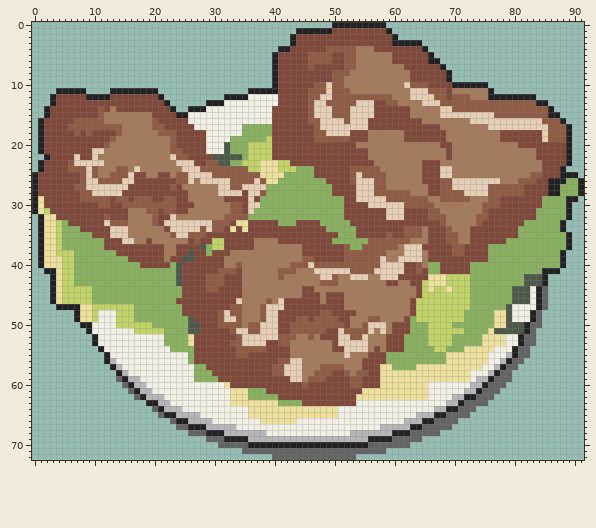
One commit to this sprite sheet: assets/images/images/chicken.png. The first picture shows the starting point.
The file is 92x73 pixels.
After:
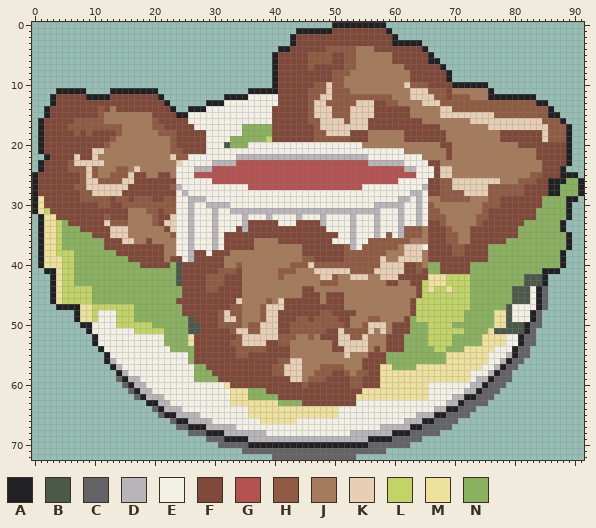
Palette (. is transparent): A #212123  B #4c5848  C #646365  D #b8b5b9  E #f2f0e5  F #7f4838  G #b45252  H #905b43  J #a67b5b  K #e6cfb5  L #c2d367  M #eee19e  N #8ab15f
From the commit log: made chicken look better
Changes in this commit:
{"y":20,"x":36,"old":"LLLLFFFFFFFFFFFFFFJ","new":"EEEEEEEEEEEEEEEEEEE"}
{"y":21,"x":32,"old":"BNNNLLLLFFFFFFFFFFFFFFFFJJJJJJ","new":"EEEEEEEEEEEEEEEEEEEEEEEEEEEEEE"}
{"y":22,"x":26,"old":"FFFFBBBBBNLLLLFFFFFFFFFFFFFFFFJJJJJJJJJ","new":"EEEEEEEEDDDDDDDDDDDDDDDDDDDDDDEEEEEEEEE"}
{"y":23,"x":25,"old":"KKFFHHBBNNLLLMMMLLFFFFFFFFFFFFFFJJJJJJJJF","new":"EEEEEDDDDGGGGGGGGGGGGGGGGGGGGGGDDDDDDEEEE"}
{"y":24,"x":24,"old":"JKKKHHHHHHHHLLMMMLLLNNNFFFFFFHHHHHJJJJJJJFF","new":"EEEDDDGGGGGGGGGGGGGGGGGGGGGGGGGGGGGGGGDDEEE"}
{"y":25,"x":24,"old":"HHKKKKHHHHHHHHMMMMNNNNNFFFFFFHKHHHHJJJJJJFF","new":"EEEGGGGGGGGGGGGGGGGGGGGGGGGGGGGGGGGGGGGGEEE"}
{"y":26,"x":24,"old":"HHKJKKKKKHHHHKHMMNNNNNNNNFFFFHKKKHHJJJJJJF","new":"EEEEEEGGGGGGGGGGGGGGGGGGGGGGGGGGGGGGGEEEEE"}
{"y":27,"x":24,"old":"FJJJJJJKKHHKKKKNNNNNNNNNNNFFFFKKKHHJJJJJJJ","new":"DEEEEEEEEEEEGGGGGGGGGGGGGGGGGGGEEEEEEEEEED"}
{"y":28,"x":24,"old":"FFJJJJJKKKKFKKHNNNNNNNNNNNFFFFKKKHHHHHHJJJ","new":"EDEEEEEEEEEEEEEEEEEEEEEEEEEEEEEEEEEEEEEDDE"}
{"y":29,"x":24,"old":"FFJJJJJJFFFFKFNNNNNNNNNNNNNNFFKKKKKHHHHHHH","new":"EEDDDEEEEEEEEEEEEEEEEEEEEEEEEEEEEEEEEDDEDE"}
{"y":30,"x":24,"old":"FFFJJJJJJHHFKKNNNNNNNNNNNNNNFFFFKKKKKKHHHH","new":"EEDEEDDDDEEEEEEEEEEEEEEEEEEEEEEEEDDDDDEEDE"}
{"y":31,"x":24,"old":"FFJJJJJJJHHFKNNNNNNNNNNNNNNNFFFFFFFKKKFFFF","new":"EEDEEEDEEDDDDDDDDDDDDDDDDDDDDDDDDDEEEDEEDE"}
{"y":32,"x":24,"old":"JJJJJJJJHHHHNNNNNNNNNNNNNNNNFFFFFFFKKKFFFF","new":"EEDEEEDEEEEDEEEDEEEEDEEEDEEEEDEEEDEEEDEEDE"}
{"y":33,"x":24,"old":"KKKKKKHHHFMM","new":"EEDEEEDEEEED"}
{"y":33,"x":41,"old":"NNN","new":"EEE"}
{"y":33,"x":48,"old":"NNNNNFFFFFFFFFFFFF","new":"DEEEEDEEEDEEEDEEDE"}
{"y":34,"x":24,"old":"KKKKHKHHFM","new":"EEDEEEDEEE"}
{"y":34,"x":35,"old":"M","new":"D"}
{"y":34,"x":49,"old":"NNNNNFFFFFFFF","new":"EEEEDEEEDEEED"}
{"y":35,"x":24,"old":"KKHHHFFF","new":"EEDEEEDE"}
{"y":35,"x":51,"old":"NNNFFFFF","new":"EEDEEEDE"}
{"y":35,"x":60,"old":"FF","new":"ED"}
{"y":36,"x":24,"old":"JJFHFFLL","new":"EEDEEEDE"}
{"y":36,"x":50,"old":"NNNNNN","new":"EEEDEE"}
{"y":37,"x":24,"old":"FFFFBNLL","new":"EEDEEEDE"}
{"y":37,"x":53,"old":"NN","new":"DE"}
{"y":37,"x":65,"old":"F","new":"E"}
{"y":38,"x":24,"old":"FFB","new":"EED"}
{"y":38,"x":29,"old":"N","new":"E"}
{"y":39,"x":25,"old":"BB","new":"ED"}
